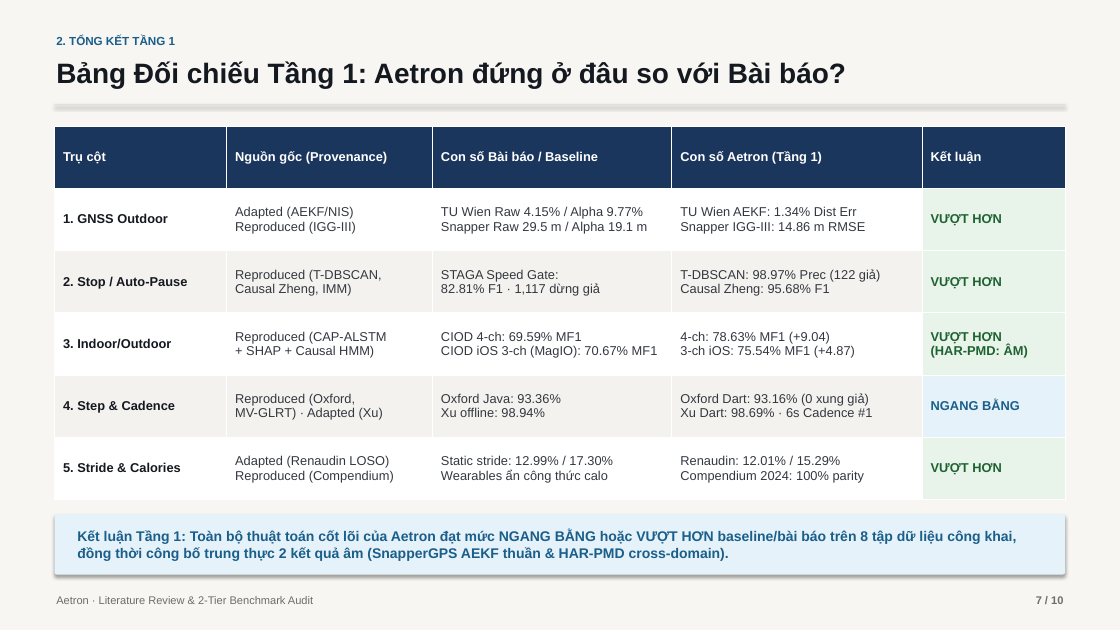
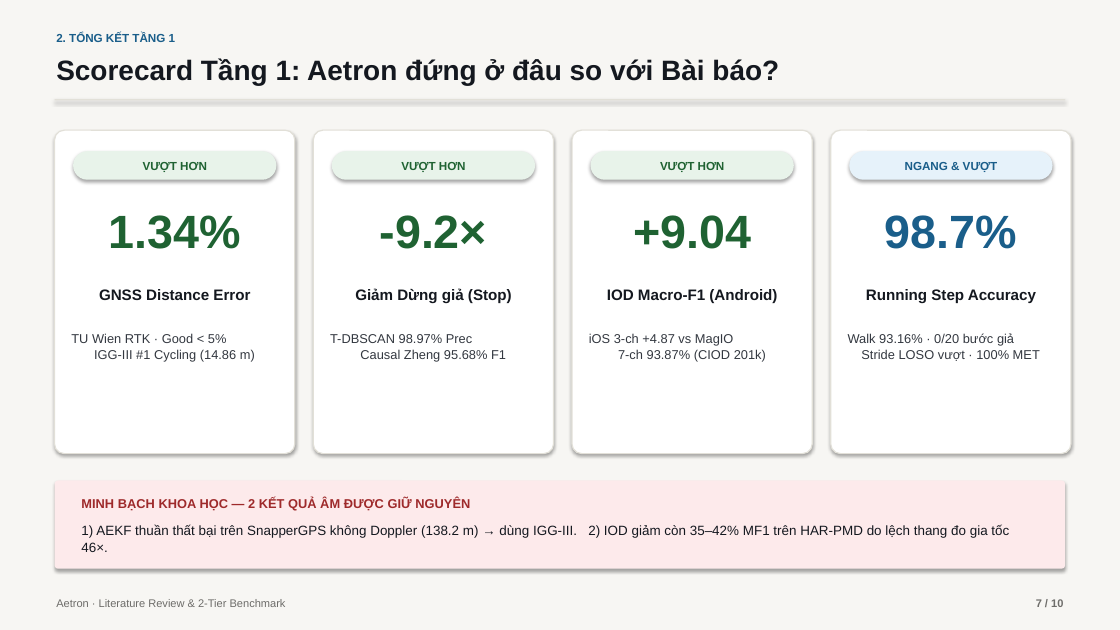
Before and after one commit to DB-Ducbao113/Aetron, a slide deck: slide 7 of docs/thesis_overleaf/Aetron_Literature_Review.pptx. Drawn at 1120x630 pixels with LibreOffice and Linux fonts; fonts in the diff are those of the drawing. Boxes give left, top, right and bottom in pixels: in the first picture for what was removed or moved away, otherwise in the second. Text is boxed around its words. In the diff, an @@ line names an element or a change of style, - is before the commit and + after.

```diff
--- a/docs/thesis_overleaf/Aetron_Literature_Review.pptx
+++ b/docs/thesis_overleaf/Aetron_Literature_Review.pptx
@@ text at [56,58,779,85]: text changed @@
-Bảng Đối chiếu Tầng 1: Aetron đứng ở đâu so với Bài báo?
+Scorecard Tầng 1: Aetron đứng ở đâu so với Bài báo?
@@ rectangle: place and size @@
-rectangle at [55,104,1065,105]
+rectangle at [55,99,1065,100]
@@ table removed at [55,126,1065,500], 6 rows, 5 columns @@
-Trụ cột | Nguồn gốc (Provenance) | Con số Bài báo / Baseline | Con số Aetron (Tầng 1) | Kết luận
-1. GNSS Outdoor | Adapted (AEKF/NIS) Reproduced (IGG-III) | TU Wien Raw 4.15% / Alpha 9.77% Snapper Raw 29.5 m / Alpha 19.1 m | TU Wien AEKF: 1.34% Dist Err Snapper IGG-III: 14.86 m RMSE | VƯỢT HƠN
-2. Stop / Auto-Pause | Reproduced (T-DBSCAN, Causal Zheng, IMM) | STAGA Speed Gate: 82.81% F1 · 1,117 dừng giả | T-DBSCAN: 98.97% Prec (122 giả) Causal Zheng: 95.68% F1 | VƯỢT HƠN
-3. Indoor/Outdoor | Reproduced (CAP-ALSTM + SHAP + Causal HMM) | CIOD 4-ch: 69.59% MF1 CIOD iOS 3-ch (MagIO): 70.67% MF1 | 4-ch: 78.63% MF1 (+9.04) 3-ch iOS: 75.54% MF1 (+4.87) | VƯỢT HƠN (HAR-PMD: ÂM)
-4. Step & Cadence | Reproduced (Oxford, MV-GLRT) · Adapted (Xu) | Oxford Java: 93.36% Xu offline: 98.94% | Oxford Dart: 93.16% (0 xung giả) Xu Dart: 98.69% · 6s Cadence #1 | NGANG BẰNG
-5. Stride & Calories | Adapted (Renaudin LOSO) Reproduced (Compendium) | Static stride: 12.99% / 17.30% Wearables ẩn công thức calo | Renaudin: 12.01% / 15.29% Compendium 2024: 100% parity | VƯỢT HƠN
@@ rounded rectangle added at [55,130,295,454], fill #FFFFFF, outline #E2E0D8 1 pt @@
@@ rounded rectangle added at [313,130,554,454], fill #FFFFFF, outline #E2E0D8 1 pt @@
@@ rounded rectangle added at [572,130,812,454], fill #FFFFFF, outline #E2E0D8 1 pt @@
@@ rounded rectangle added at [831,130,1071,454], fill #FFFFFF, outline #E2E0D8 1 pt @@
@@ rounded rectangle added at [73,151,276,180], fill #E8F3EA, 10 pt, text #1F6232, bold @@
+VƯỢT HƠN
@@ rounded rectangle added at [332,151,535,180], fill #E8F3EA, 10 pt, text #1F6232, bold @@
+VƯỢT HƠN
@@ rounded rectangle added at [591,151,794,180], fill #E8F3EA, 10 pt, text #1F6232, bold @@
+VƯỢT HƠN
@@ rounded rectangle added at [849,151,1053,180], fill #E6F2FA, 10 pt, text #1A5E8A, bold @@
+NGANG & VƯỢT
@@ text added at [109,215,241,249], 40 pt, text #1F6232, bold @@
+1.34%
@@ text added at [380,215,488,249], 40 pt, text #1F6232, bold @@
+-9.2×
@@ text added at [633,215,751,249], 40 pt, text #1F6232, bold @@
++9.04
@@ text added at [885,215,1017,249], 40 pt, text #1A5E8A, bold @@
+98.7%
@@ text added at [99,289,250,300], 13 pt, text #14181F, bold @@
+GNSS Distance Error
@@ text added at [355,288,512,304], 13 pt, text #14181F, bold @@
+Giảm Dừng giả (Stop)
@@ text added at [607,289,777,303], 13 pt, text #14181F, bold @@
+IOD Macro-F1 (Android)
@@ text added at [866,289,1036,303], 13 pt, text #14181F, bold @@
+Running Step Accuracy
@@ text added at [71,333,255,362], 11 pt, text #333840 @@
+TU Wien RTK · Good < 5%
+IGG-III #1 Cycling (14.86 m)
@@ text added at [330,334,506,362], 11 pt, text #333840 @@
+T-DBSCAN 98.97% Prec
+Causal Zheng 95.68% F1
@@ text added at [589,333,766,362], 11 pt, text #333840 @@
+iOS 3-ch +4.87 vs MagIO
+7-ch 93.87% (CIOD 201k)
@@ text added at [848,333,1040,361], 11 pt, text #333840 @@
+Walk 93.16% · 0/20 bước giả
+Stride LOSO vượt · 100% MET
@@ rounded rectangle: place and size @@
-rounded rectangle at [55,514,1065,575]
+rounded rectangle at [55,481,1065,569]
@@ rounded rectangle at [55,481,1065,569]: fill #E6F2FA to #FDEAEB @@
@@ text added at [81,498,470,511], 11 pt, text #9E2A2B, bold @@
+MINH BẠCH KHOA HỌC — 2 KẾT QUẢ ÂM ĐƯỢC GIỮ NGUYÊN
@@ text removed at [77,530,1017,561] @@
-Kết luận Tầng 1: Toàn bộ thuật toán cốt lõi của Aetron đạt mức NGANG BẰNG hoặc VƯỢT HƠN baseline/bài báo trên 8 tập dữ liệu công khai, đồng thời công bố trung thực 2 kết quả âm (SnapperGPS AEKF thuần & HAR-PMD cross-domain).
@@ text added at [81,525,1009,552], 11.5 pt, text #14181F @@
+1) AEKF thuần thất bại trên SnapperGPS không Doppler (138.2 m) → dùng IGG-III. 2) IOD giảm còn 35–42% MF1 trên HAR-PMD do lệch thang đo gia tốc 46×.
@@ text at [56,599,286,607]: text changed @@
-Aetron · Literature Review & 2-Tier Benchmark Audit
+Aetron · Literature Review & 2-Tier Benchmark
```
Also in this commit, not shown: 9 other slides changed, 5 other files.
